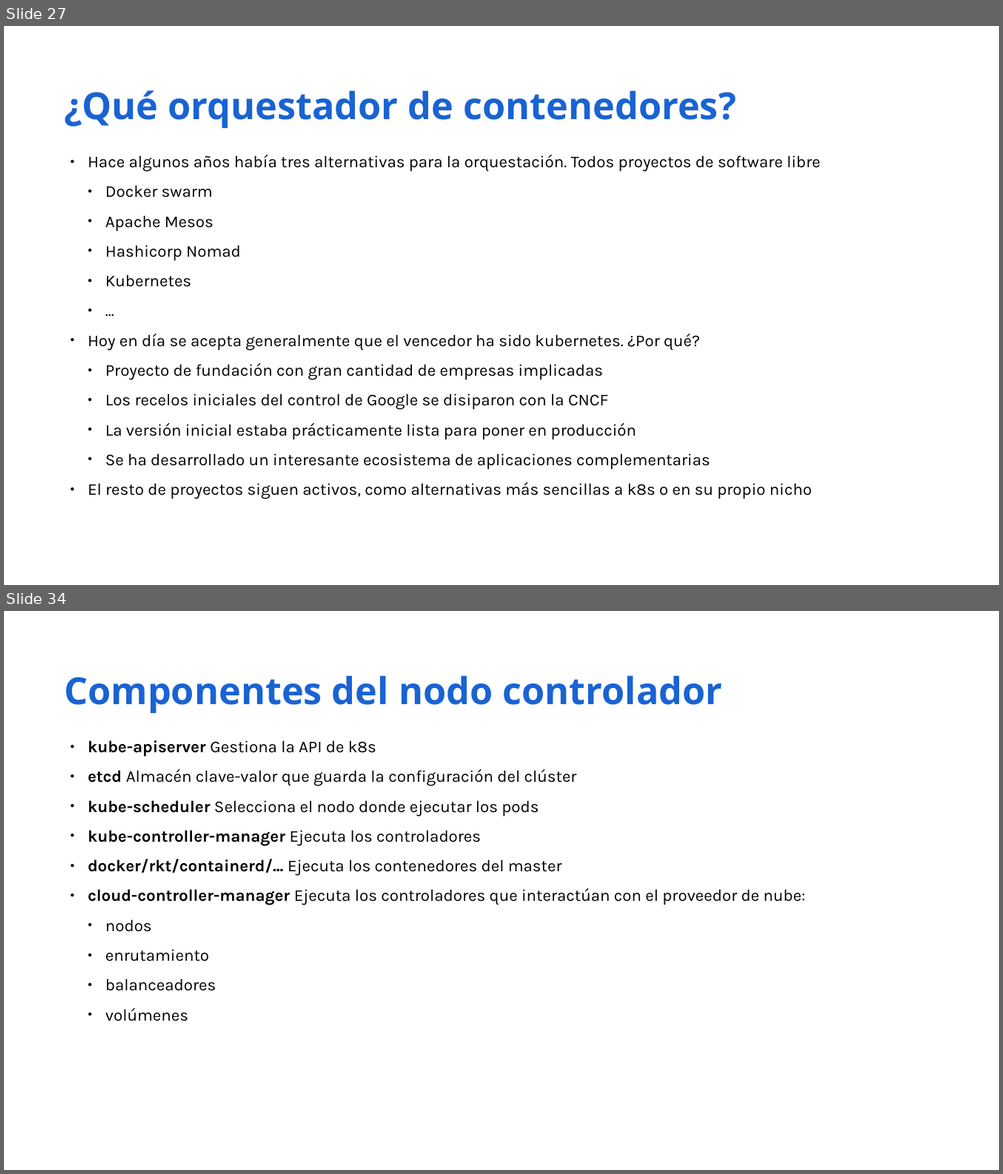
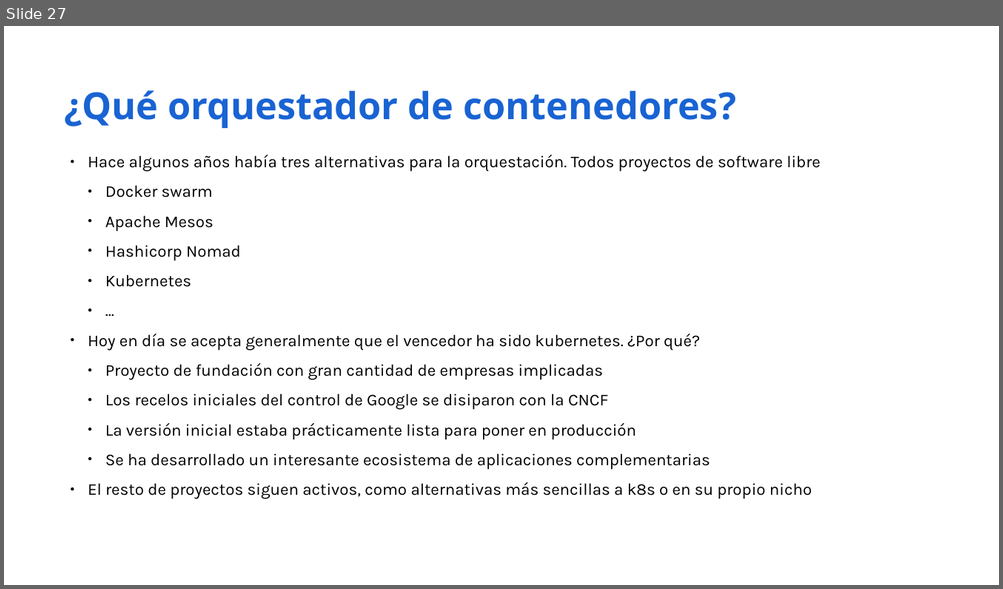
Before and after one commit to iesgn/kubernetes-storm, a slide deck: unidad1/presentacion_unidad1.odp. Shown one above the other, each under a label of ours: slides 27 and 34 before the commit, slide 27 after it; the slides between them are not shown. The pictures are 1003x1174 and 1003x589 pixels, drawn with LibreOffice and Linux fonts; fonts in the diff are those of the drawing. Boxes give left, top, right and bottom in pixels: in the first picture for what was removed or moved away, otherwise in the second. Text is boxed around its words. In the diff, an @@ line names an element or a change of style, - is before the commit and + after.

```diff
--- a/unidad1/presentacion_unidad1.odp
+++ b/unidad1/presentacion_unidad1.odp
@@ slide 34 removed at [4,611,999,1170], background #FFFFFF @@
@@ text removed at [64,675,723,713] @@
-Componentes del nodo controlador
@@ text removed at [88,741,805,1022] @@
-● kube-apiserver Gestiona la API de k8s
-● etcd Almacén clave-valor que guarda la configuración del clúster
-● kube-scheduler Selecciona el nodo donde ejecutar los pods
-● kube-controller-manager Ejecuta los controladores
-● docker/rkt/containerd/... Ejecuta los contenedores del master
-● cloud-controller-manager Ejecuta los controladores que interactúan con el proveedor de nube:
-  ● nodos
-  ● enrutamiento
-  ● balanceadores
-  ● volúmenes
```
Also in this commit, not shown: 2 slides changed, 12 other slides removed, 42 other files.
